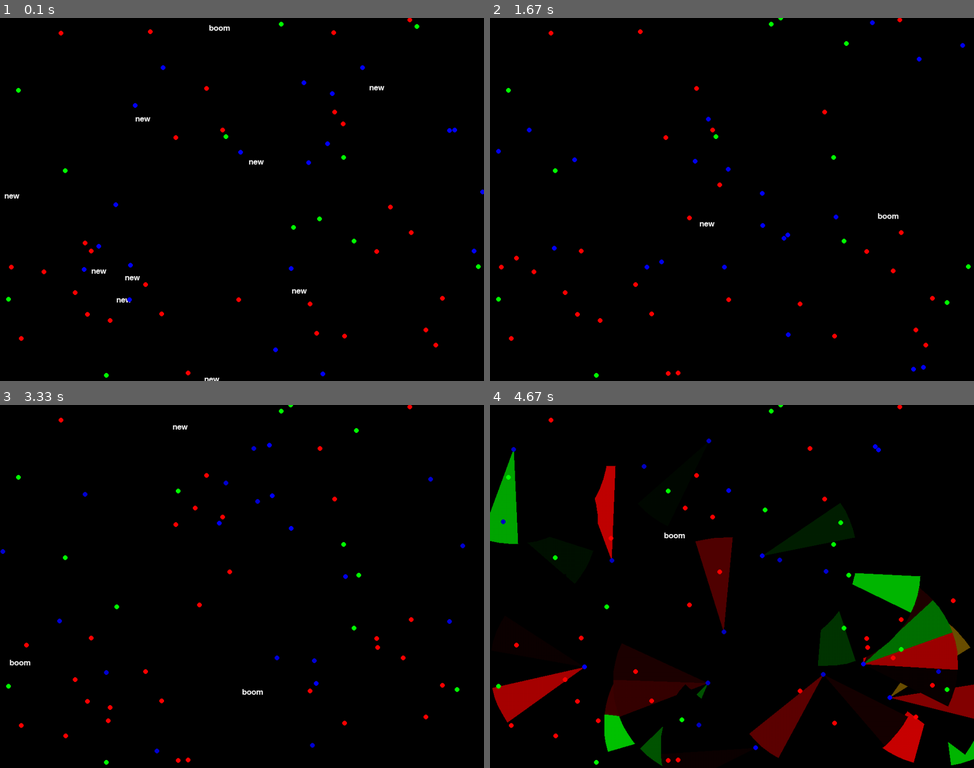
Above: before the commit, frames 1-4 (two rows, left to right).
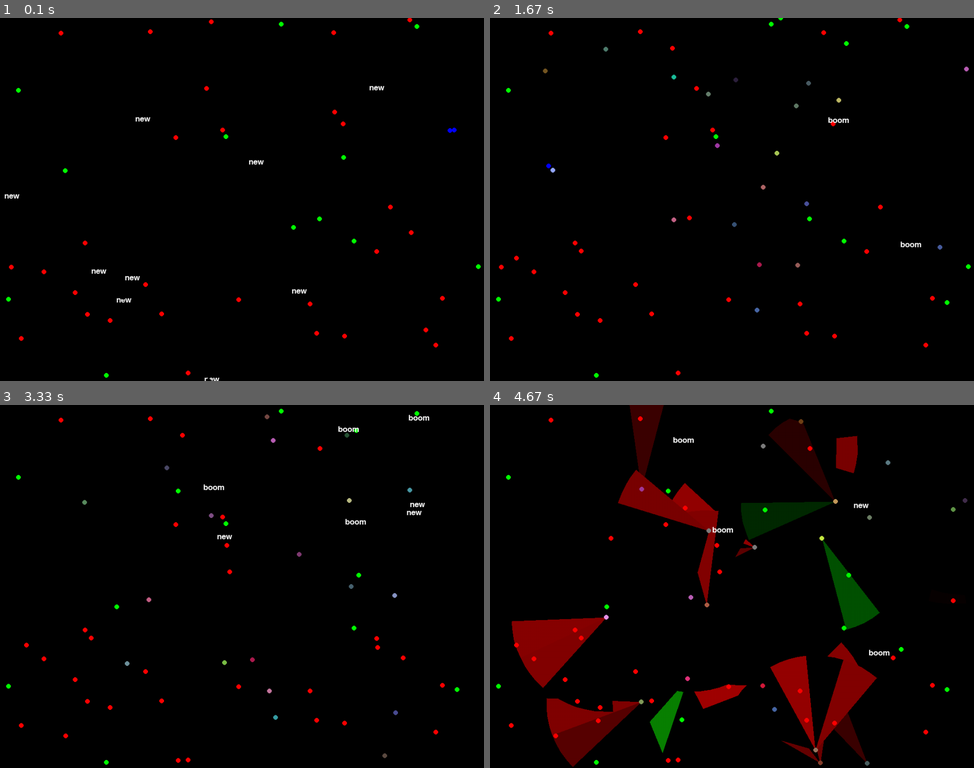
Above: after the commit, the same moments.

Repository: risajef/pygame
Game: pygame game, started from walker.py
The game is run twice, just before and just after one commit, with the same random seed, the same clock (stepped at 60 frames per second) and the same inputs.
Inputs:
- Up to frame 1 (0.1 s): no input
- Up to frame 2 (1.67 s): tap V at 0.33, 0.82 s; hold Up 0.67-1.13 s; tap Space at 0.73, 1.03, 1.23, 1.57 s; hold Down 1.17-1.47 s; hold Up from 1.5 s (still down)
- Up to frame 3 (3.33 s): release Up at 1.87 s; hold Down 1.9-2.27 s; tap Space at 1.97, 2.37, 2.7, 3.03 s; tap V at 2.05, 3.12 s; hold Up 2.3-2.6 s; hold Down 2.63-2.93 s; hold Up from 2.97 s (still down)
- Up to frame 4 (4.67 s): release Up at 3.33 s; hold Down 3.37-3.73 s; tap Space at 3.43, 3.83, 4.17, 4.5 s; hold Up 3.77-4.07 s; hold Down 4.1-4.4 s; tap V at 4.25 s; hold Up from 4.43 s (still down)

The runs differ from the first frame. In frame 1, 0.3% of the frame differs, in the area x 16-100%, y 0-100%; in frame 2, 0.8%; in frame 3, 1.1%; in frame 4, 27%, in the area x 0-100%, y 0-100%.

Commit message:
added three states

Diff:
--- a/walker.py
+++ b/walker.py
@@ -124,21 +124,22 @@
 class Brain:
     def __init__(self, sight):
         self.nonlinear = sigmoid
-        self.l00 = [s[0] for s in sight] + [0]
-        self.l01 = [s[1] for s in sight] + [0]
-        self.l02 = [s[2] for s in sight] + [0]
-        self.syn00 = 2*np.random.random((len(sight)+1,5)) - 1
-        self.syn01 = 2*np.random.random((len(sight)+1,5)) - 1
-        self.syn02 = 2*np.random.random((len(sight)+1,5)) - 1
+        #3 layered input, first s inputs are for sight, next for the head position and last one for memory.
+        self.l00 = [s[0] for s in sight] + [0] + [0]
+        self.l01 = [s[1] for s in sight] + [0] + [0]
+        self.l02 = [s[2] for s in sight] + [0] + [0]
+        self.syn00 = 2*np.random.random((len(sight)+2,5)) - 1
+        self.syn01 = 2*np.random.random((len(sight)+2,5)) - 1
+        self.syn02 = 2*np.random.random((len(sight)+2,5)) - 1
         self.l1 = self.nonlinear(np.dot(self.l00, self.syn00) + np.dot(self.l01, self.syn01) + np.dot(self.l02, self.syn02))
-        self.syn1 = 2*np.random.random((5,3)) - 1
+        self.syn1 = 2*np.random.random((5,6)) - 1
         self.l2 = self.nonlinear(np.dot(self.l1, self.syn1))
 
     def update(self, sight, head):
         self.nonlinear = sigmoid
-        self.l00 = [s[0] for s in sight] + [head]
-        self.l01 = [s[1] for s in sight] + [head]
-        self.l02 = [s[2] for s in sight] + [head]
+        self.l00 = [s[0] for s in sight] + [head] + [self.l00[-1]]
+        self.l01 = [s[1] for s in sight] + [head] + [self.l01[-1]]
+        self.l02 = [s[2] for s in sight] + [head] + [self.l02[-1]]
         self.l1 = self.nonlinear(np.dot(self.l00, self.syn00) + np.dot(self.l01, self.syn01) + np.dot(self.l02, self.syn02))
         self.l2 = self.nonlinear(np.dot(self.l1, self.syn1))
 
@@ -258,10 +259,10 @@
     cp.angle = random.random() * 2 * math.pi
     cp.set_x(cp.x + random.randint(-10,10))
     cp.set_y(cp.y + random.randint(-10,10))
-    cp.brain.syn00 += (np.random.random((cp.resolution+1,5)) - 0.5) / 5
-    cp.brain.syn01 += (np.random.random((cp.resolution+1,5)) - 0.5) / 5
-    cp.brain.syn02 += (np.random.random((cp.resolution+1,5)) - 0.5) / 5
-    cp.brain.syn1 += (np.random.random((5,3)) - 0.5) / 5
+    cp.brain.syn00 += (np.random.random((cp.resolution+2,5)) - 0.5) / 5
+    cp.brain.syn01 += (np.random.random((cp.resolution+2,5)) - 0.5) / 5
+    cp.brain.syn02 += (np.random.random((cp.resolution+2,5)) - 0.5) / 5
+    cp.brain.syn1 += (np.random.random((5,6)) - 0.5) / 5
     cp.color = pygame.Color("blue")
     return cp
 
@@ -435,6 +436,7 @@
                 for p in players:
                     p.health -=  1
                     p.color.b = min(p.health, 255)
+                    p.color = pygame.Color(int(p.brain.l00[-1]*255), int(p.brain.l01[-1]*255), int(p.brain.l02[-1]*255))
                     if p.health <= 0:
                         players.remove(p)
                         cheap_distance_data_structure[p.index].remove(p)
@@ -524,6 +526,9 @@
                 p.speed = p.brain.l2[0] * speed
                 p.angular_speed = (p.brain.l2[1] - 0.5) * 2 * angular_speed
                 p.head = (p.brain.l2[2] - 0.5) * 2
+                p.brain.l00[-1] = p.brain.l2[3]
+                p.brain.l01[-1] = p.brain.l2[4]
+                p.brain.l02[-1] = p.brain.l2[5]
 
 
         if view_scene:
